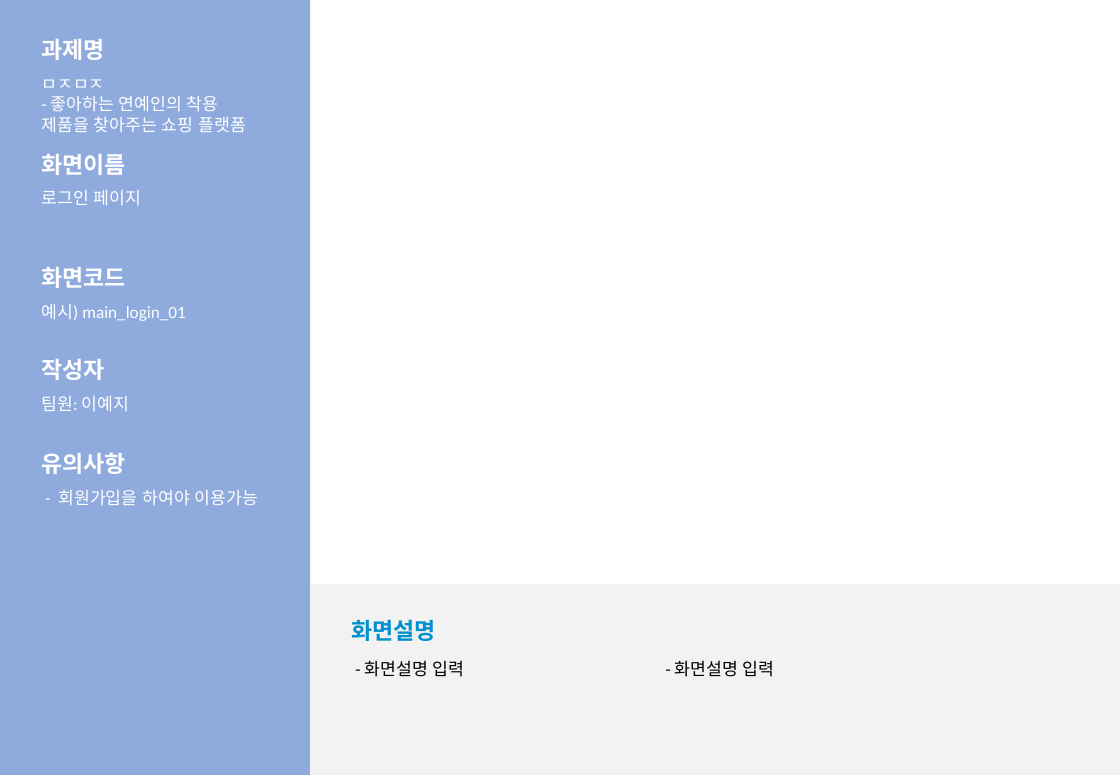
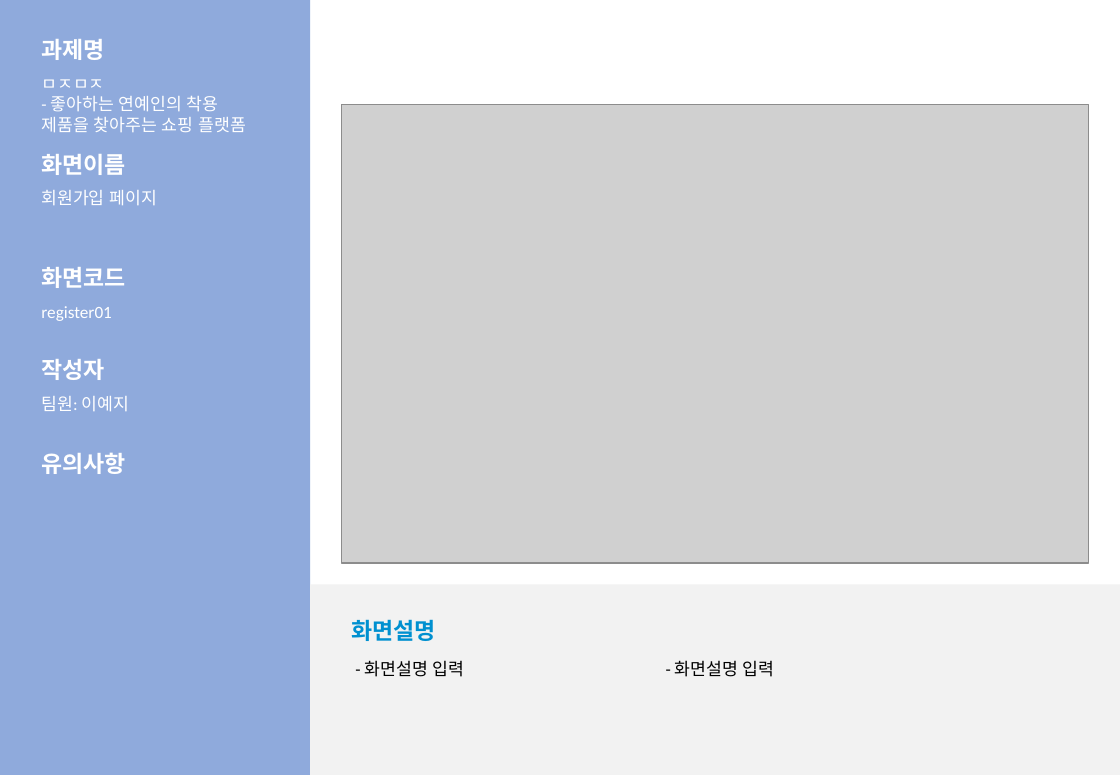
Before and after one commit to LeticiaKang/Project_Idol-Fandom-WebPlaform, a slide deck: slide 6 of 산출문서/화면설계서/화면설계서_서식(1조. HappyVirus).pptx (slide 5 before the commit). Drawn at 1120x775 pixels with LibreOffice and Linux fonts; fonts in the diff are those of the drawing; grey boxes stand for pictures. Boxes give left, top, right and bottom in pixels: in the first picture for what was removed or moved away, otherwise in the second. Text is boxed around its words. In the diff, an @@ line names an element or a change of style, - is before the commit and + after.

```diff
--- a/산출문서/화면설계서/화면설계서_서식(1조. HappyVirus).pptx
+++ b/산출문서/화면설계서/화면설계서_서식(1조. HappyVirus).pptx
@@ picture added at (x1=341, y1=104, x2=1089, y2=564) @@
@@ text at (x1=41, y1=190, x2=158, y2=205): text changed @@
-로그인 페이지
+회원가입 페이지
@@ text at (x1=41, y1=306, x2=111, y2=321): text changed @@
-예시) main_login_01
+register01
@@ text removed at (x1=58, y1=490, x2=258, y2=505) @@
-- 회원가입을 하여야 이용가능
```
Also in this commit, not shown: 6 other slides changed, 1 slide added, 1 slide removed.
